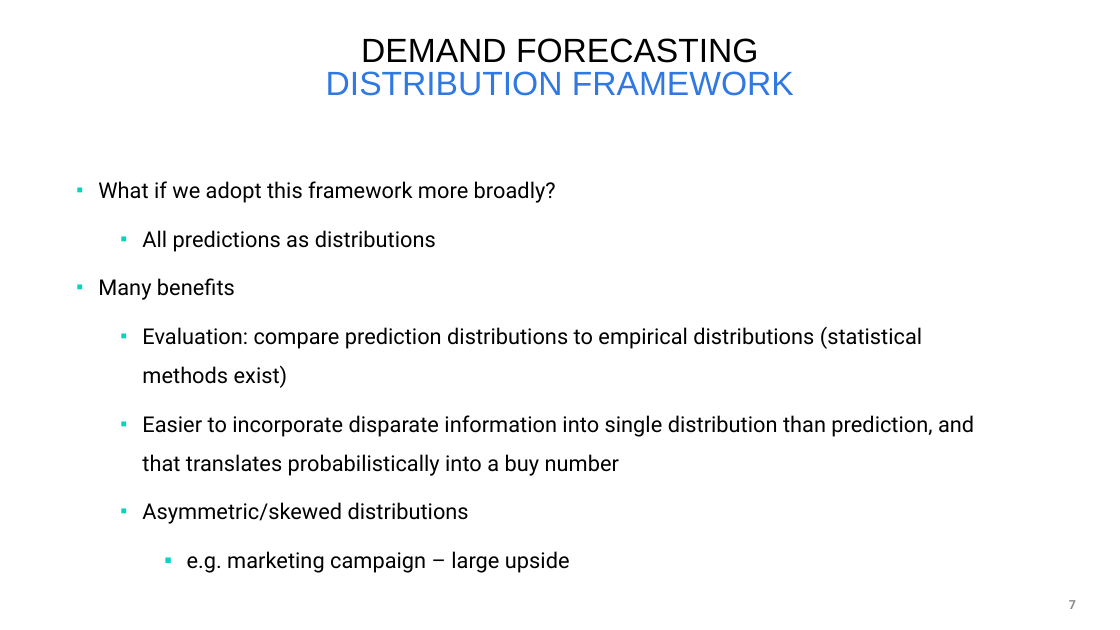
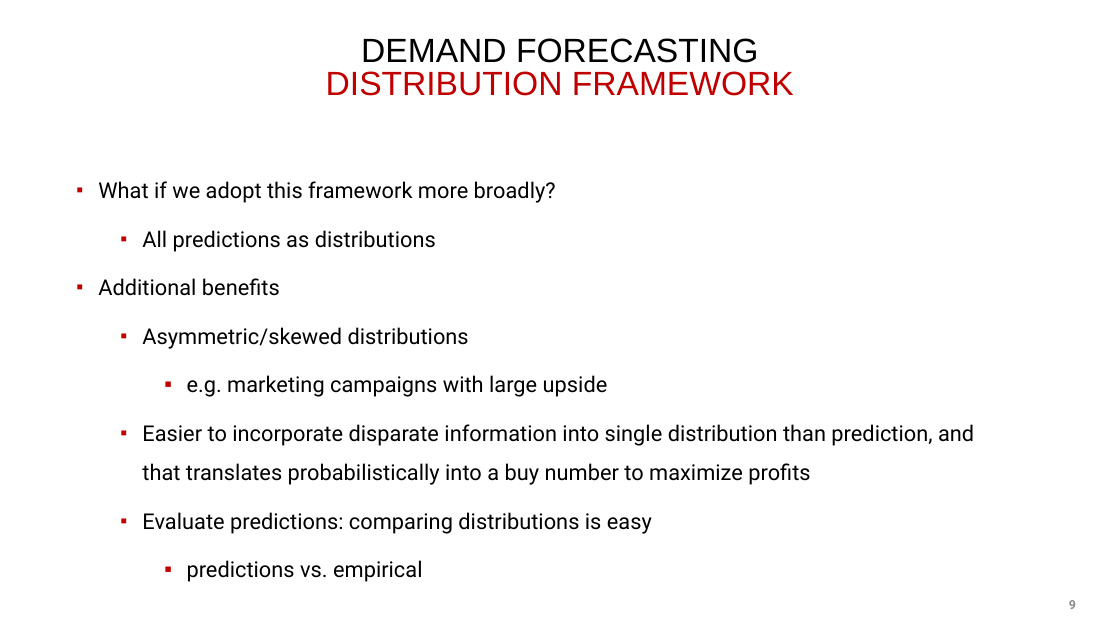
Before and after one commit to cwcomiskey/Misc, a slide deck: slide 9 of adidas/7June2019_putting.pptx (slide 7 before the commit). Drawn at 1120x630 pixels with LibreOffice and Linux fonts; fonts in the diff are those of the drawing; background and template pictures are left out. Boxes give left, top, right and bottom in pixels: in the first picture for what was removed or moved away, otherwise in the second. Text is boxed around its words. In the diff, an @@ line names an element or a change of style, - is before the commit and + after.

```diff
--- a/adidas/7June2019_putting.pptx
+++ b/adidas/7June2019_putting.pptx
@@ title "DEMAND FORECASTING DISTRIBUTION FRAMEWORK" at (326, 38, 794, 96): text colour #3078E2 to #C00000 in "DISTRIBUTION FRAMEWORK" @@
@@ text at (98, 181, 556, 349): bullet colour #04D5C3 to #C00000 @@
@@ text at (98, 278, 280, 296): text changed @@
-▪ Many benefits
-  ▪ Evaluation: compare prediction distributions to empirical distributions (statistical methods exist)
-  ▪ Easier to incorporate disparate information into single distribution than prediction, and that translates probabilistically into a buy number
+▪ Additional benefits
@@ text at (142, 375, 974, 582): text changed @@
-    ▪ e.g. marketing campaign – large upside
+    ▪ e.g. marketing campaigns with large upside
+  ▪ Easier to incorporate disparate information into single distribution than prediction, and that translates probabilistically into a buy number to maximize profits
+  ▪ Evaluate predictions: comparing distributions is easy
+    ▪ predictions vs. empirical
@@ page number at (1069, 600, 1076, 609): text changed @@
-7
+9
```
Also in this commit, not shown: 10 other slides changed, 2 slides added, 1 other file.
